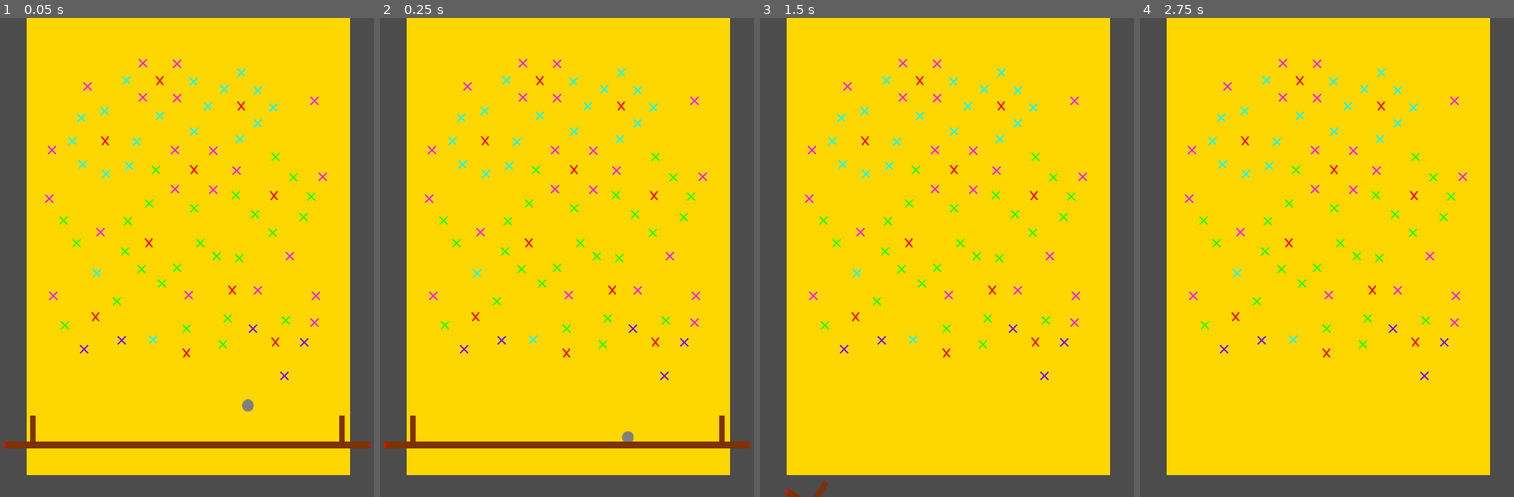
Above: before the commit, frames 1-4 (left to right).
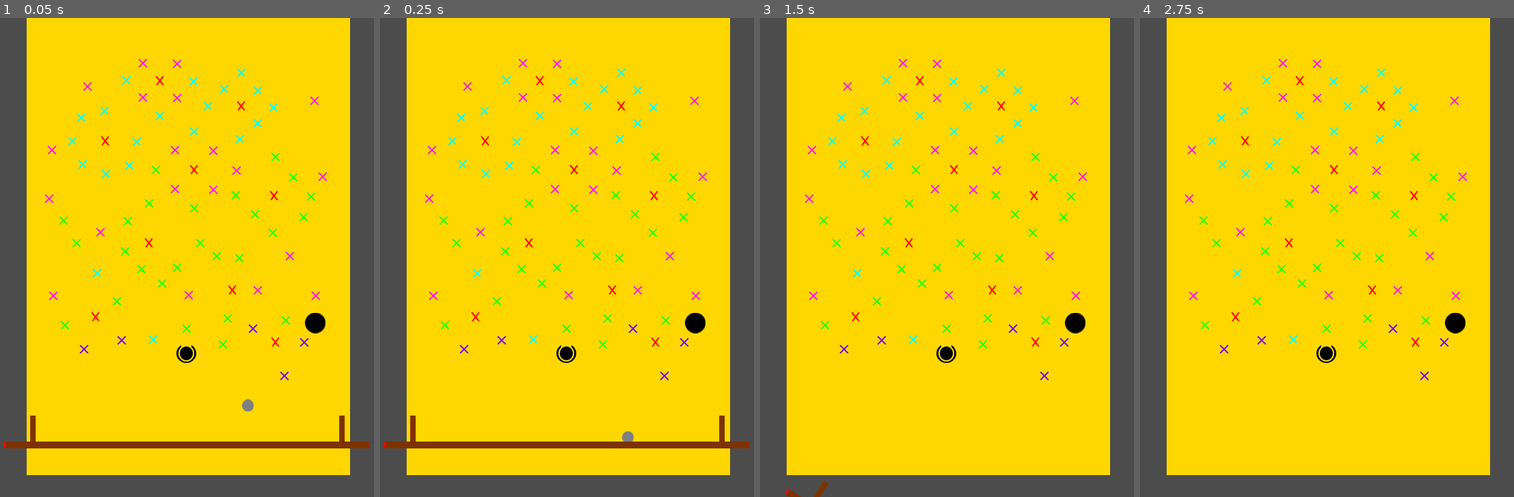
Above: after the commit, the same moments.

Repository: mdjp/IceColdBaume
Game: Godot game, scene res://src/Levels/sandbox.tscn
Two runs of this game, one before a commit and one after it. Both use one fixed random seed, a clock stepped at 60 frames per second and the inputs below.
Inputs:
- Up to frame 1 (0.05 s): no input
- Up to frame 2 (0.25 s): no input
- Up to frame 3 (1.5 s): tap Enter at 0.5 s; hold Down (right_side_down) 0.53-1.28 s; hold S (left_side_down) from 1.28 s (still down)
- Up to frame 4 (2.75 s): tap Space at 2 s; release S (left_side_down) at 2.03 s; hold Down (right_side_down) from 2.03 s (still down)

The runs differ from the first frame. In frame 1, 0.3% of the frame differs, in the area x 47-88%, y 61-72%; in frame 2, 0.3%; in frame 3, 0.3%; in frame 4, 0.3%.

Commit message:
feat: Basic Holes and interactions
Added script to ball to handle the disappear
Added an autoload PlayerData to keep track of game settings
Added some holes to the sandbox
Created the scenes for two holes. A goal hole and a not goal hole
Created a script to handly all hole logic

Diff:
--- a/Game/project.godot
+++ b/Game/project.godot
@@ -18,6 +18,10 @@
 config/name="Game"
 run/main_scene="res://src/Levels/sandbox.tscn"
 config/icon="res://icon.png"
+
+[autoload]
+
+PlayerData="*res://src/Autoload/PlayerData.gd"
 
 [display]
 
--- /dev/null
+++ b/Game/src/Actors/Ball.gd
@@ -0,0 +1,16 @@
+extends RigidBody2D
+
+func _ready():
+	# PlayerData.connect("ball_went_through_hole", self, "_ball_disappear")
+	pass
+
+func disappear(achieved_goal : bool) -> void:
+	if achieved_goal:
+		PlayerData.goal_hole += 1
+	else:
+		# Decrease the number of balls left and end the game
+		PlayerData.number_of_balls -= 1
+		pass
+
+	emit_signal("ball_went_through_hole")
+	queue_free()
--- a/Game/src/Actors/Ball.tscn
+++ b/Game/src/Actors/Ball.tscn
@@ -1,6 +1,7 @@
-[gd_scene load_steps=4 format=2]
+[gd_scene load_steps=6 format=2]
 
-[ext_resource path="res://Assets/PlayerItems/MetalBall.png" type="Texture" id=1]
+[ext_resource path="res://src/Actors/Ball.gd" type="Script" id=1]
+[ext_resource path="res://Assets/PlayerItems/MetalBall.png" type="Texture" id=2]
 
 [sub_resource type="PhysicsMaterial" id=1]
 bounce = 1.0
@@ -9,16 +10,27 @@
 [sub_resource type="CircleShape2D" id=2]
 radius = 9.38886
 
-[node name="Ball" type="RigidBody2D"]
+[sub_resource type="CircleShape2D" id=3]
+radius = 8.56618
+
+[node name="Ball" type="RigidBody2D" groups=[
+"Ball",
+]]
 z_index = 1
 physics_material_override = SubResource( 1 )
 gravity_scale = 20.0
+script = ExtResource( 1 )
 __meta__ = {
 "_edit_group_": true
 }
 
 [node name="Sprite" type="Sprite" parent="."]
-texture = ExtResource( 1 )
+texture = ExtResource( 2 )
 
 [node name="CollisionShape2D" type="CollisionShape2D" parent="."]
 shape = SubResource( 2 )
+
+[node name="HoleDetector" type="Area2D" parent="."]
+
+[node name="CollisionShape2D" type="CollisionShape2D" parent="HoleDetector"]
+shape = SubResource( 3 )
--- a/Game/src/Actors/Beam.tscn
+++ b/Game/src/Actors/Beam.tscn
@@ -9,6 +9,9 @@
 mass = 1000.0
 gravity_scale = 0.0
 script = ExtResource( 1 )
+__meta__ = {
+"_edit_group_": true
+}
 engine_thrust = 50
 spin_thrust = 1
 
--- /dev/null
+++ b/Game/src/Actors/Holes/Hole.gd
@@ -0,0 +1,22 @@
+extends Area2D
+
+export (bool) var is_goal := false
+export (int) var hole_size_number
+export (int) var hole_number
+
+func _ready():
+	PlayerData.connect("goal_updated", self, "_update_status")
+
+func _update_status(goal: int):
+	# This is where we want to update is_goal and change the state of the hole if it is the new goal
+	# Need to look at the groups to determine if it is the group of "goal holes"
+	if self.is_in_group("Goal"):
+		is_goal = goal == hole_number
+
+func _on_ball_entered(area):
+	# Check if the body is ball
+	var object = area.get_parent()
+	if not object.is_in_group("Ball"):
+		return
+	# If is_goal
+	object.disappear(is_goal)
--- /dev/null
+++ b/Game/src/Actors/Holes/HoleTypeGoal.tscn
@@ -0,0 +1,29 @@
+[gd_scene load_steps=5 format=2]
+
+[ext_resource path="res://src/Actors/Holes/Hole.gd" type="Script" id=1]
+[ext_resource path="res://Assets/Holes/Circle End - Highlight.png" type="Texture" id=2]
+[ext_resource path="res://Assets/Holes/Circle End - Hole.png" type="Texture" id=3]
+
+[sub_resource type="CircleShape2D" id=1]
+radius = 9.64958
+
+[node name="HoleTypeGoal" type="Area2D" groups=[
+"Goal",
+]]
+z_index = 1
+script = ExtResource( 1 )
+__meta__ = {
+"_edit_group_": true
+}
+
+[node name="Sprite2" type="Sprite" parent="."]
+texture = ExtResource( 2 )
+
+[node name="Sprite" type="Sprite" parent="."]
+texture = ExtResource( 3 )
+
+[node name="CollisionShape2D" type="CollisionShape2D" parent="."]
+position = Vector2( -0.433037, 0 )
+shape = SubResource( 1 )
+
+[connection signal="area_entered" from="." to="." method="_on_ball_entered"]
--- /dev/null
+++ b/Game/src/Actors/Holes/HoleTypeOne.tscn
@@ -0,0 +1,24 @@
+[gd_scene load_steps=4 format=2]
+
+[ext_resource path="res://src/Actors/Holes/Hole.gd" type="Script" id=1]
+[ext_resource path="res://Assets/Holes/Circle 1 - Largest.png" type="Texture" id=2]
+
+[sub_resource type="CircleShape2D" id=1]
+radius = 15.3728
+
+[node name="HoleTypeOne" type="Area2D" groups=[
+"Hole",
+]]
+script = ExtResource( 1 )
+__meta__ = {
+"_edit_group_": true
+}
+hole_size_number = 1
+
+[node name="Sprite" type="Sprite" parent="."]
+texture = ExtResource( 2 )
+
+[node name="CollisionShape2D" type="CollisionShape2D" parent="."]
+shape = SubResource( 1 )
+
+[connection signal="area_entered" from="." to="." method="_on_ball_entered"]
--- /dev/null
+++ b/Game/src/Autoload/PlayerData.gd
@@ -0,0 +1,35 @@
+extends Node
+
+signal score_updated
+signal ball_went_through_hole
+signal goal_updated
+
+var goal_hole: = 1 setget set_goal
+var max_holes: = 10
+var number_of_balls: = 3 setget set_balls
+
+func _ready():
+	goal_hole = 1
+	number_of_balls = 3
+	connect("ball_went_through_hole", self, "reset_game")
+
+func reset(start_hole = 1, ball_count = 3) -> void:
+	goal_hole = start_hole
+	number_of_balls = ball_count
+
+func set_goal(value: int) -> void:
+	if value in range(1, max_holes):
+		goal_hole = value
+		emit_signal("goal_updated", goal_hole)
+
+func set_balls(value: int) -> void:
+	if value > -1:
+		number_of_balls = value
+
+func reset_game():
+	if number_of_balls > 0:
+		# Add a new ball to the scene
+		# Move the beam down again
+		pass
+	else:
+		reset()
--- a/Game/src/Levels/sandbox.tscn
+++ b/Game/src/Levels/sandbox.tscn
@@ -1,8 +1,10 @@
-[gd_scene load_steps=4 format=2]
+[gd_scene load_steps=6 format=2]
 
 [ext_resource path="res://Assets/Background.tscn" type="PackedScene" id=1]
-[ext_resource path="res://src/Actors/Ball.tscn" type="PackedScene" id=2]
-[ext_resource path="res://src/Actors/Beam.tscn" type="PackedScene" id=3]
+[ext_resource path="res://src/Actors/Holes/HoleTypeOne.tscn" type="PackedScene" id=2]
+[ext_resource path="res://src/Actors/Holes/HoleTypeGoal.tscn" type="PackedScene" id=3]
+[ext_resource path="res://src/Actors/Ball.tscn" type="PackedScene" id=4]
+[ext_resource path="res://src/Actors/Beam.tscn" type="PackedScene" id=5]
 
 [node name="sandbox" type="Node2D"]
 
@@ -10,8 +12,15 @@
 
 [node name="Holes" type="Node" parent="."]
 
-[node name="Ball" parent="." instance=ExtResource( 2 )]
+[node name="HoleTypeOne" parent="Holes" instance=ExtResource( 2 )]
+position = Vector2( 486.221, 445.591 )
+
+[node name="Hole 1" parent="Holes" instance=ExtResource( 3 )]
+position = Vector2( 298.02, 490.081 )
+hole_number = 1
+
+[node name="Ball" parent="." instance=ExtResource( 4 )]
 position = Vector2( 387.707, 564.759 )
 
-[node name="Beam" parent="." instance=ExtResource( 3 )]
+[node name="Beam" parent="." instance=ExtResource( 5 )]
 position = Vector2( 298.629, 604.986 )
